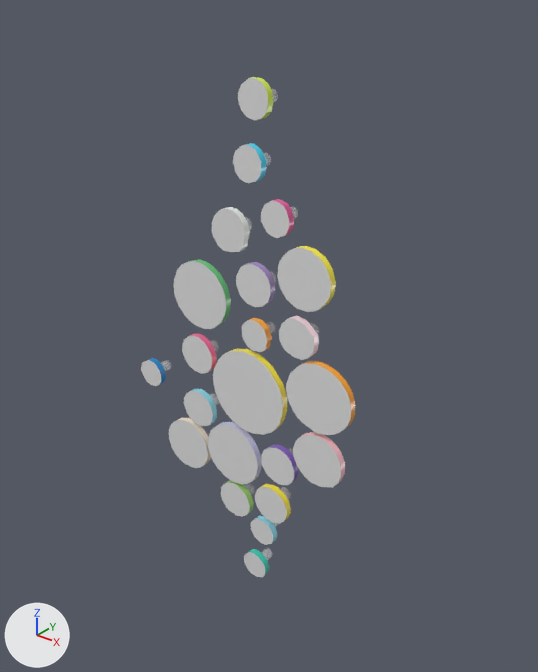
One commit to the glTF model assets/betti-discs/model.glb: the scene before it, then after it.
One viewpoint serves both versions: a 50 mm camera at (0.642, -0.757, 0.503) aimed at (0.024, 0.015, 0.024). The axes (+X, +Y, +Z) are drawn at lower left. The lights are the same throughout. The picture after the commit comes second. Where no turn or scale is listed for an object, it has been applied to the vertices.

In view in the first picture: 'discs', 'posts' and 22 more.
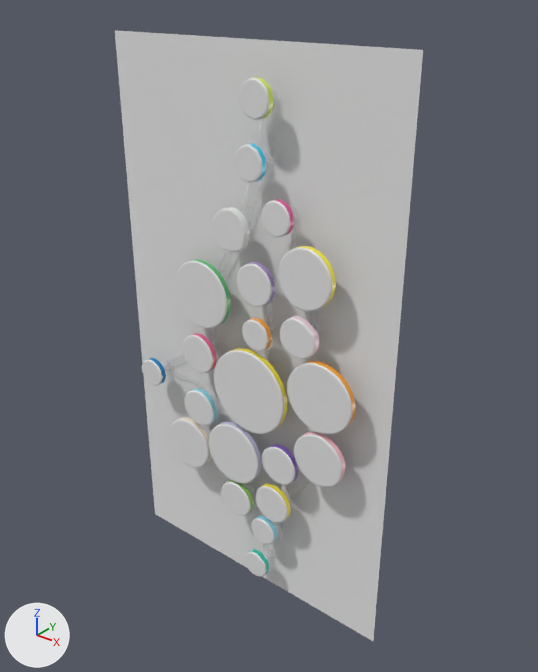
Where the change shows, as pixel boxes (x1, y1, x2, y2) in the pictures (538 x 672 px):
'wallshadow', added
    after: (115, 30, 423, 641)
'connectors', added
    after: (167, 98, 318, 558)

The change, as a list of edits to the scene's bpy script:
```text
Add mat_wallshadow:
    mat_wallshadow = principled_material('WallShadow')
    mat_wallshadow.base_color = (0.8, 0.8, 0.8)  # white #e7e7e7
    mat_wallshadow.roughness = 1.0
Add mat_connectors:
    mat_connectors = principled_material('Connectors')
    mat_connectors.base_color = (0.961, 0.969, 0.98)  # white #fbfbfd
    mat_connectors.roughness = 0.05
    mat_connectors.alpha = 0.251
Add me_wallshadow:
    me_wallshadow.from_pydata([(-0.244, 0.0, -0.431), (0.244, 0.0, -0.431), (0.244, 0.0, 0.431), (-0.244, 0.0, 0.431)], [], [(0, 1, 2), (0, 2, 3)])
    me_wallshadow.materials.append(mat_wallshadow)  # its picture is missing
Add me_connectors:
    me_connectors.from_pydata(...)  # 1764 vertices, 2568 faces; spans x -0.183..0.164, y -0.003..0.0, z -0.371..0.369
    me_connectors.materials.append(mat_connectors)  # white #fbfbfd
Add ob_wallshadow:
    ob_wallshadow = bpy.data.objects.new('wallshadow', me_wallshadow)
    ob_wallshadow.location = (0.0, 0.0, 0.0)
Add ob_connectors:
    ob_connectors = bpy.data.objects.new('connectors', me_connectors)
    ob_connectors.location = (0.0, 0.0, 0.0)
```
